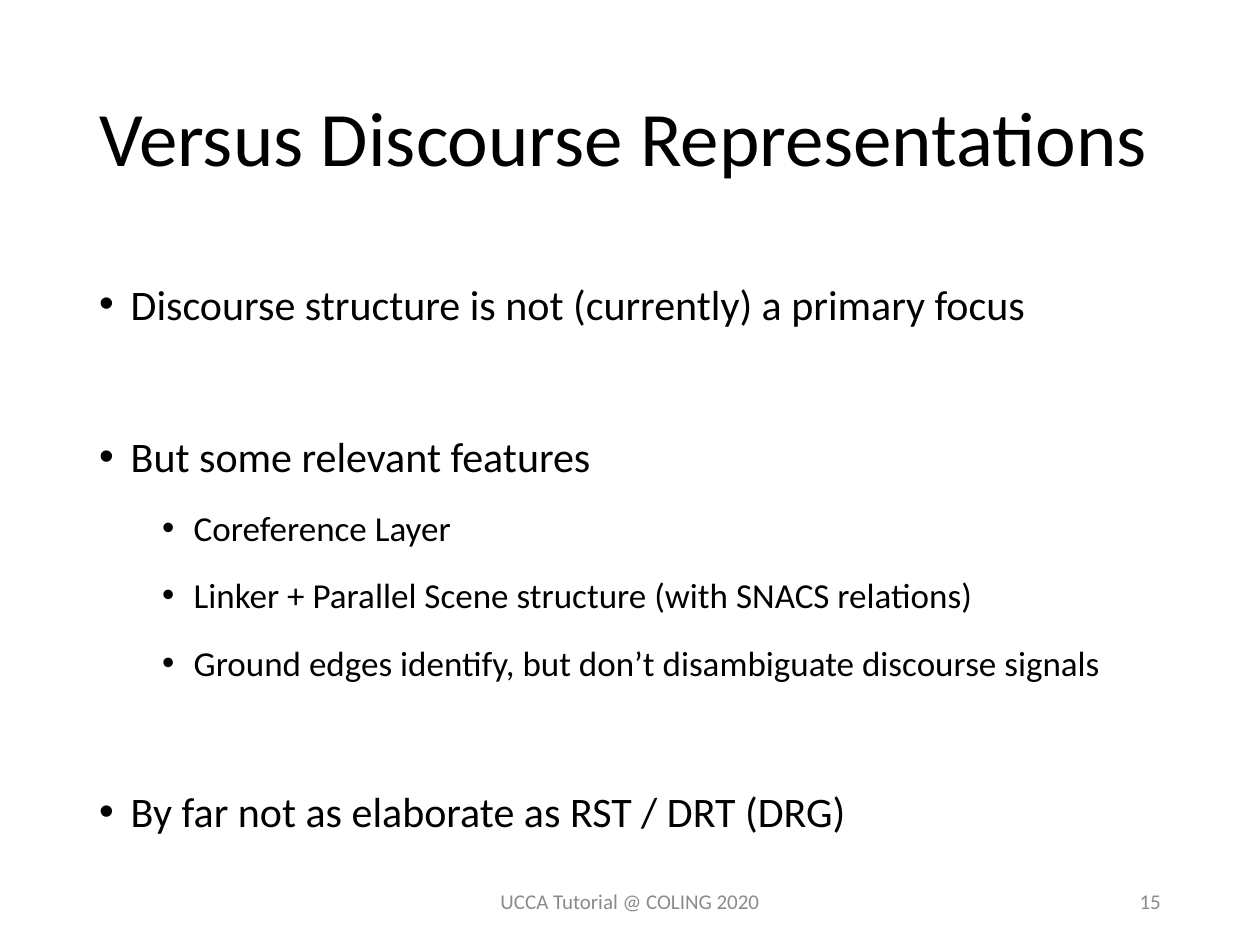
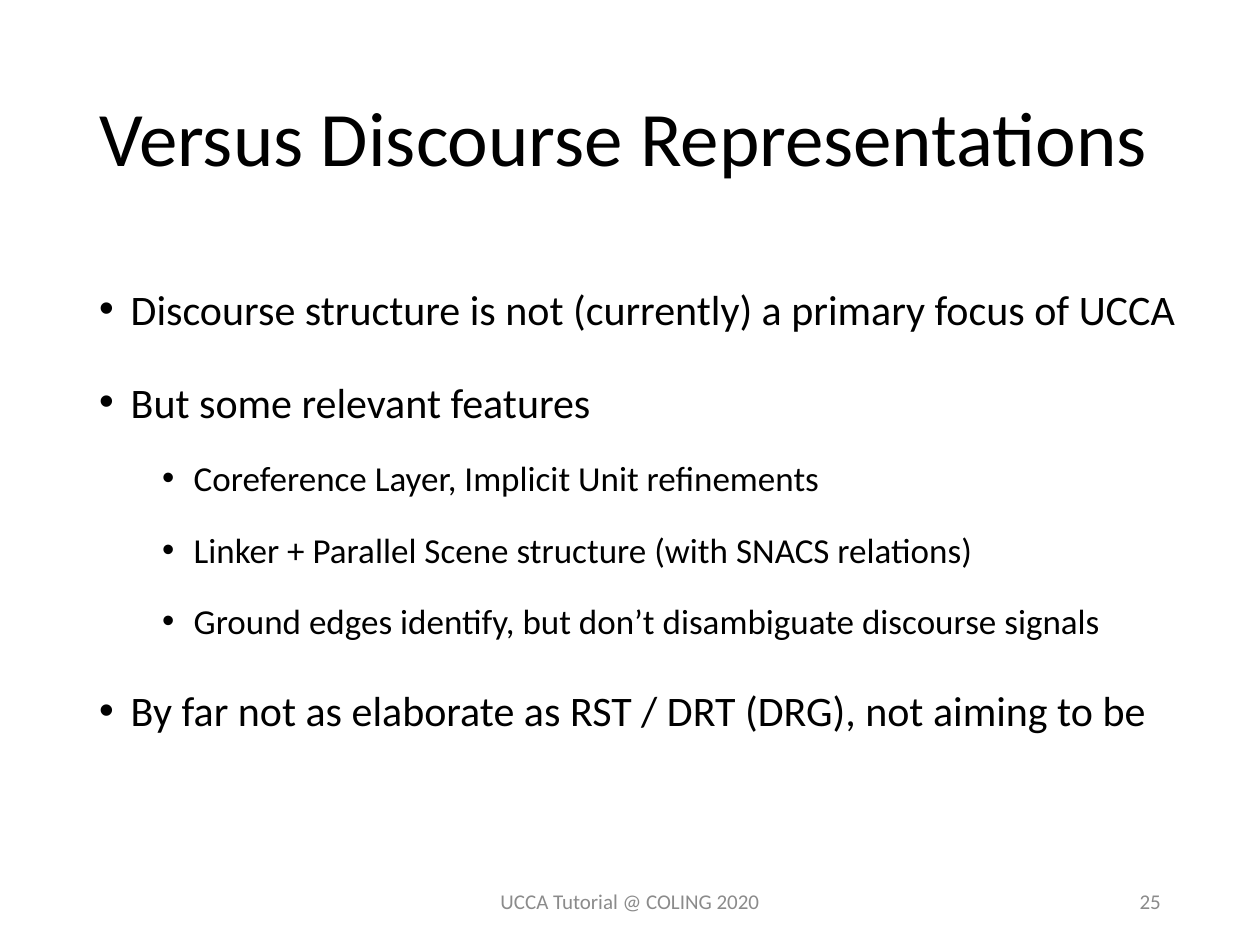
Before and after one commit to UniversalConceptualCognitiveAnnotation/tutorial, a slide deck: slide 25 of UCCA Extensions Comparison.pptx (slide 15 before the commit). Drawn at 1260x945 pixels with LibreOffice and Linux fonts; fonts in the diff are those of the drawing. Boxes give left, top, right and bottom in pixels: in the first picture for what was removed or moved away, otherwise in the second. Text is boxed around its words. In the diff, an @@ line names an element or a change of style, - is before the commit and + after.

```diff
--- a/UCCA Extensions Comparison.pptx
+++ b/UCCA Extensions Comparison.pptx
@@ text at (131, 294, 1175, 332): text changed @@
-• Discourse structure is not (currently) a primary focus
+• Discourse structure is not (currently) a primary focus of UCCA
@@ text at (131, 388, 1099, 640): line spacing 1.4 to 1.5 @@
@@ text at (194, 466, 819, 497): text changed @@
-  • Coreference Layer
+  • Coreference Layer, Implicit Unit refinements
@@ text at (131, 695, 1146, 734): text changed @@
-• By far not as elaborate as RST / DRT (DRG)
+• By far not as elaborate as RST / DRT (DRG), not aiming to be
@@ page number at (1140, 895, 1161, 909): text changed @@
-15
+25
```
Also in this commit, not shown: 15 other slides changed, 10 slides added.
